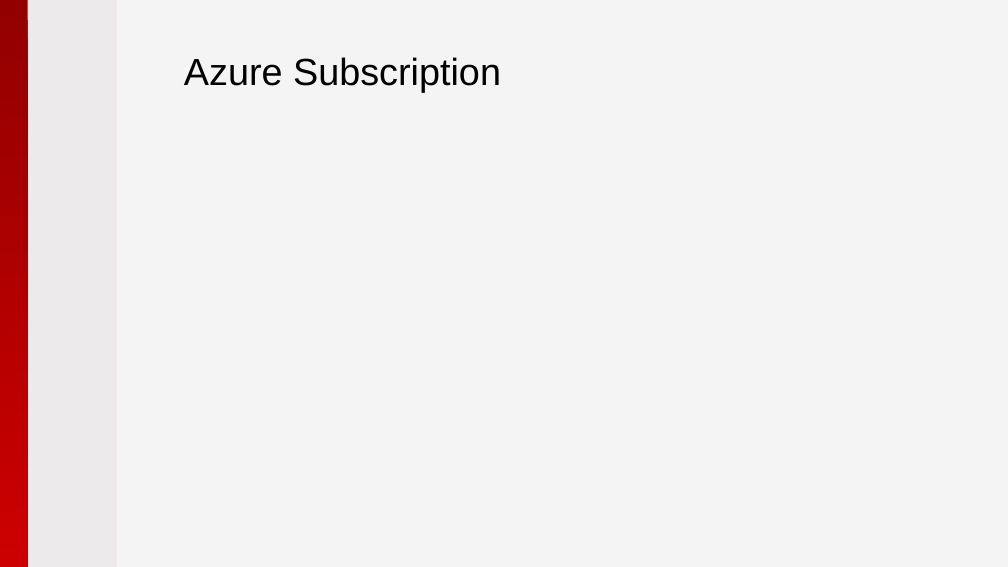
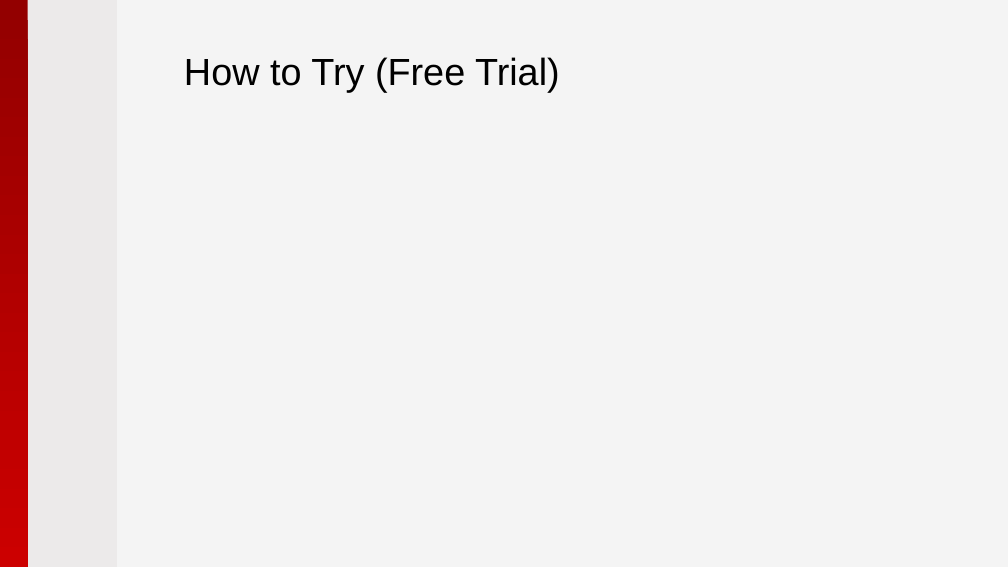
Before and after one commit to pryabov/Hackathon-2015, a slide deck: slide 15 of Presentation/2015 - Microsoft Azure.pptx. Drawn at 1008x567 pixels with LibreOffice and Linux fonts; fonts in the diff are those of the drawing; background and template pictures are left out. Boxes give left, top, right and bottom in pixels: in the first picture for what was removed or moved away, otherwise in the second. Text is boxed around its words. In the diff, an @@ line names an element or a change of style, - is before the commit and + after.

```diff
--- a/Presentation/2015 - Microsoft Azure.pptx
+++ b/Presentation/2015 - Microsoft Azure.pptx
@@ title at (184,57,560,92): text changed @@
-Azure Subscription
+How to Try (Free Trial)
```
Also in this commit, not shown: 3 other slides changed, 1 other file.
